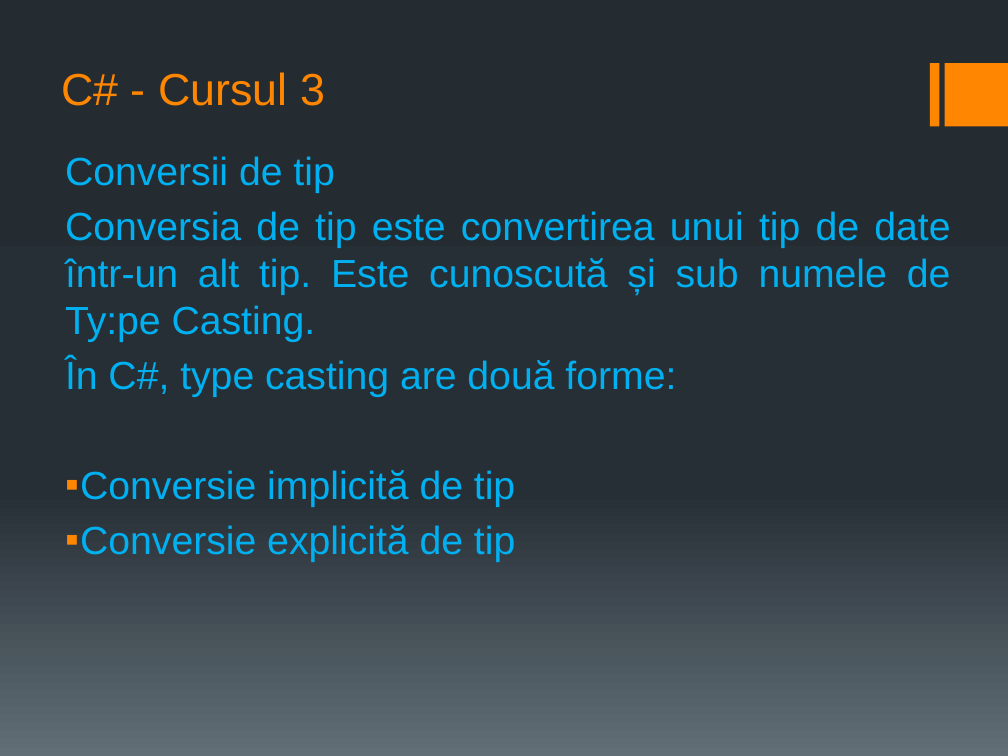
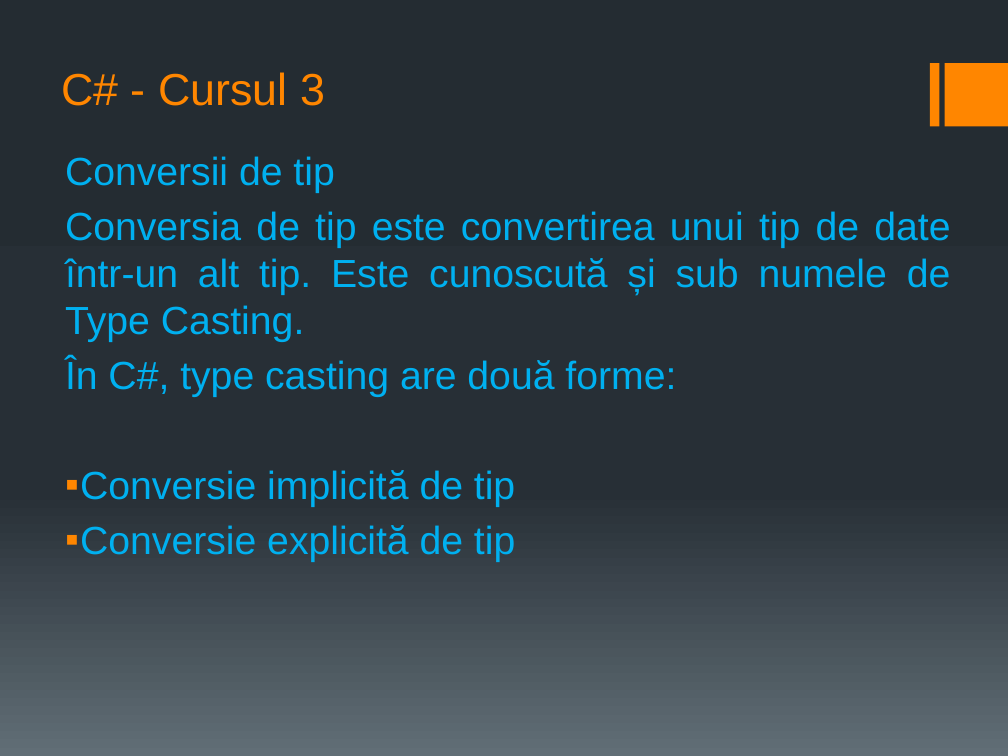
Before and after one commit to PelleRemus/Geoinformatica_Promotia_2025_2028, a slide deck: slide 1 of AlgoritmiSiStructuriDeDate1/Cursuri/cursul 3.pptx. Drawn at 1008x756 pixels with LibreOffice and Linux fonts; fonts in the diff are those of the drawing. Boxes give left, top, right and bottom in pixels: in the first picture for what was removed or moved away, otherwise in the second. Text is boxed around its words. In the diff, an @@ line names an element or a change of style, - is before the commit and + after.

Commit message:
structuri, enumeratii, constante; algoritmul pentru verificarea daca un numar este prim

```diff
--- a/AlgoritmiSiStructuriDeDate1/Cursuri/cursul 3.pptx
+++ b/AlgoritmiSiStructuriDeDate1/Cursuri/cursul 3.pptx
@@ text at (x1=65, y1=211, x2=951, y2=342): text changed @@
-Conversia de tip este convertirea unui tip de date într-un alt tip. Este cunoscută și sub numele de Ty:pe Casting.
+Conversia de tip este convertirea unui tip de date într-un alt tip. Este cunoscută și sub numele de Type Casting.
```
Also in this commit, not shown: 1 other slide changed, 23 slides added, 5 other files.
